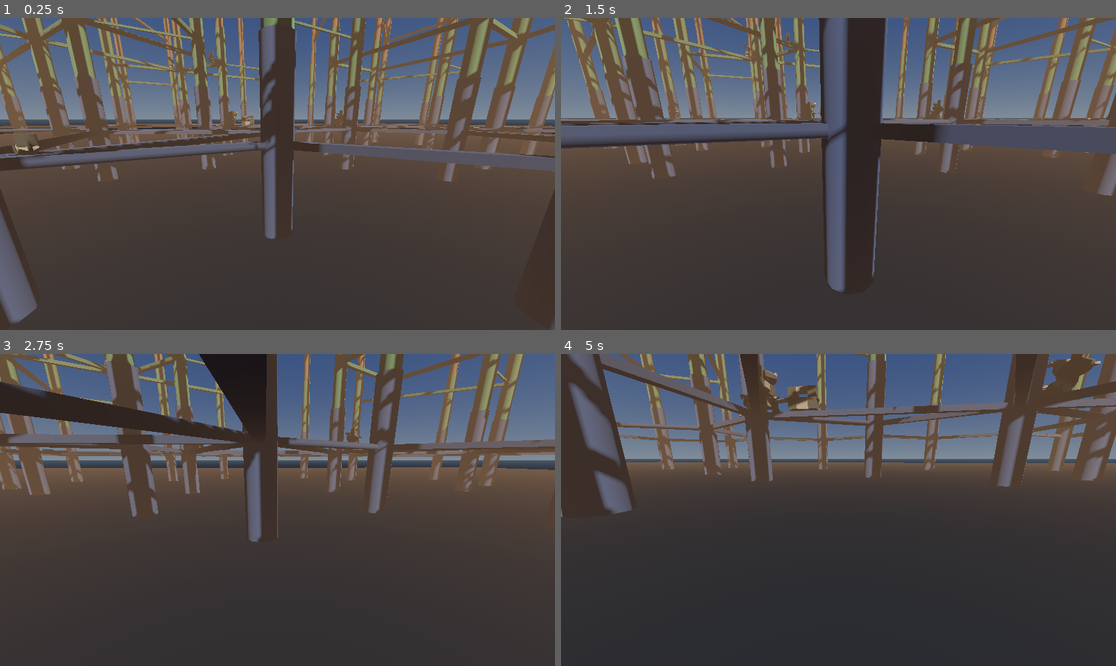
Above: before the commit, frames 1-4 (two rows, left to right).
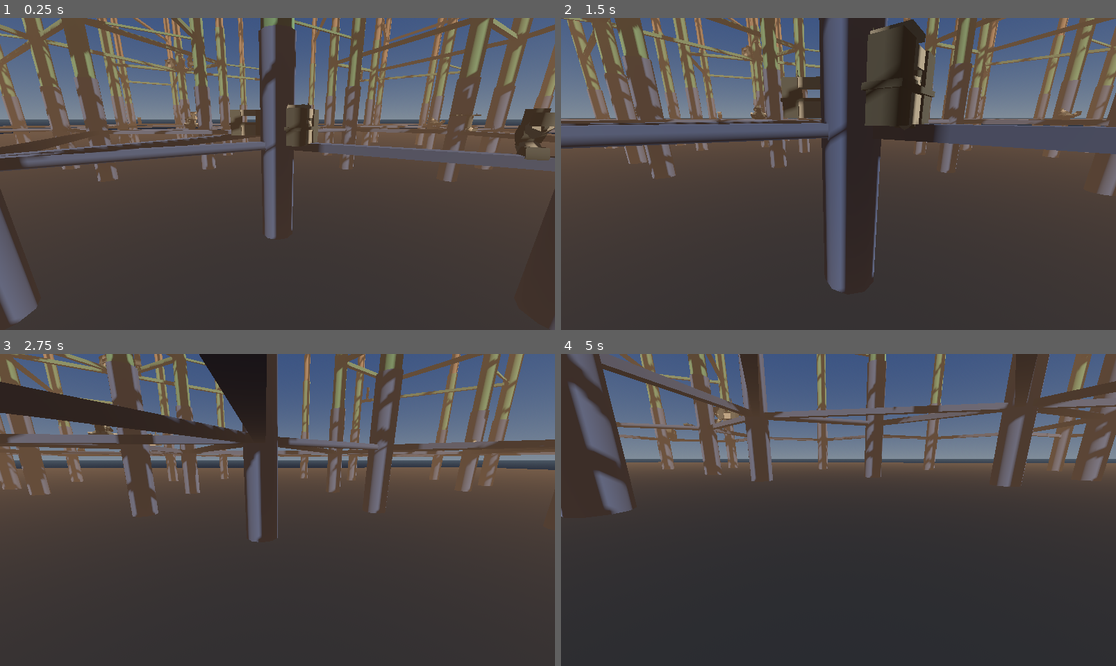
Above: after the commit, the same moments.

Repository: TaxiService/fcar
Game: Godot game, scene res://city/city_test.tscn
Same seed, same stepped clock (60 frames per second), same inputs: the game is played once before the commit and once after it.
Inputs (mouse positions are in pixels of both pictures, inside the frame that each line leads up to):
- Up to frame 1 (0.25 s): no input
- Up to frame 2 (1.5 s): tap Enter at 0.5 s; move the mouse to (866, 174) at 0.52 s; hold C (crouch) 0.53-1.28 s; hold W (forward) from 0.53 s (still down); click (866, 174) at 0.67 s; tap Space (jump) at 0.77 s; move the mouse to (810, 174) at 1.27 s; tap T (eject_passengers) at 1.35 s
- Up to frame 3 (2.75 s): keep holding W (forward); tap Space (jump) at 1.52 s; move the mouse to (288, 503) at 2.02 s; tap V (toggle_auto_hover) at 2.1 s
- Up to frame 4 (5 s): keep holding W (forward); move the mouse to (832, 516) at 2.77 s; tap Ctrl (toggle_com_compensation) at 2.85 s; click (832, 516) at 2.92 s; tap Space (jump) at 3.02, 3.77, 4.52 s; move the mouse to (877, 513) at 3.52 s; tap R (toggle_ready_for_fares) at 3.6 s; move the mouse to (794, 506) at 4.27 s; tap Alt at 4.35 s

The runs differ from the first frame. In frame 1, 3.1% of the frame differs, in the area x 0-100%, y 0-46%; in frame 2, 4.8%, in the area x 1-99%, y 0-45%; in frame 3, 0.9%; in frame 4, 1.8%.

Commit message:
Skip overlap check for initial seed blocks, remove connector AABBs
- Add skip_overlap_at_depth_0 option (default true) to guarantee every
  seed gets at least one building block placed
- Remove connector AABBs from overlap detection since buildings spawn
  on top of connectors anyway
- Seed blocks still register their AABB so children check against them

This ensures all crosslinks get buildings instead of early placements
blocking all nearby seeds.

Co-Authored-By: Claude Opus 4.5 <noreply@anthropic.com>

Diff:
--- a/city/BuildingGenerator.gd
+++ b/city/BuildingGenerator.gd
@@ -34,6 +34,7 @@
 @export var check_overlaps: bool = true  # Enable/disable overlap checking
 @export var overlap_margin: float = 1.0  # Shrink AABBs by this much to allow slight overlaps
 @export var max_block_attempts: int = 7  # Max different blocks to try before giving up on a position
+@export var skip_overlap_at_depth_0: bool = true  # Skip overlap check for initial seed blocks (guarantees every seed gets a building)
 
 @export_category("Connection Matching")
 @export var check_direction: bool = false  # Require vertical/horizontal direction match (disable for Y-rotatable blocks)
@@ -214,7 +215,8 @@
 		if connections.is_empty():
 			# Block with no connections - just position directly
 			test_instance.global_position = position
-			if check_overlaps:
+			var should_check_overlap = check_overlaps and not (depth == 0 and skip_overlap_at_depth_0)
+			if should_check_overlap:
 				var block_aabb = _get_block_aabb(test_instance)
 				if _overlaps_existing(block_aabb):
 					test_instance.queue_free()
@@ -222,6 +224,9 @@
 					_overlap_rejects += 1
 					continue  # Try next block
 				_placed_aabbs.append(block_aabb)
+			elif check_overlaps:
+				# Still register AABB even if we skipped the check
+				_placed_aabbs.append(_get_block_aabb(test_instance))
 			block_instance = test_instance
 			successful_attempt = attempt_idx
 			break
@@ -242,7 +247,10 @@
 			var placement_succeeded = false
 			var final_aabb: AABB
 
-			if check_overlaps and not anchor.ignores_collision:
+			# Skip overlap check at depth 0 if configured (guarantees every seed gets a building)
+			var should_check_overlap = check_overlaps and not anchor.ignores_collision and not (depth == 0 and skip_overlap_at_depth_0)
+
+			if should_check_overlap:
 				var rotations_to_try = VERTICAL_ROTATION_OFFSETS if is_vertical else [0.0]
 
 				for rot_idx in range(rotations_to_try.size()):
--- a/city/CityGenerator.gd
+++ b/city/CityGenerator.gd
@@ -193,8 +193,9 @@
 	# Step 5: Generate buildings on connectors
 	if generate_buildings:
 		_generate_buildings()
-		_generate_buildings() # this works in making the city more dense, but
-	#	_generate_buildings() # why can't i run this just once instead to get a similar result?
+		_generate_buildings()
+		_generate_buildings()
+		_generate_buildings()
 
 	print("CityGenerator: Done! Generated %d spires, %d edge connections, %d hexagons" % [spire_positions.size(), connector_edges.size(), hex_vertex_lists.size()])
 
@@ -694,11 +695,10 @@
 	building_generator.max_blocks_total = building_max_total
 	building_generator.reset_counter()
 
-	# Register spire and connector AABBs so buildings don't overlap with them
+	# Register spire AABBs so buildings don't overlap with them
+	# (Connector AABBs not registered - buildings spawn on top of connectors anyway)
 	var spire_aabbs = _calculate_spire_aabbs()
-	var connector_aabbs = _calculate_connector_aabbs()
 	building_generator.register_external_aabbs(spire_aabbs)
-	building_generator.register_external_aabbs(connector_aabbs)
 
 	print("  Starting building generation (max %d blocks)..." % building_max_total)
 
--- a/city/city_test.tscn
+++ b/city/city_test.tscn
@@ -55,9 +55,9 @@
 crosslink_width = 20.0
 crosslink_height = 15.0
 building_seed_spacing = 60.0
-building_seed_probability = 1.0
+building_seed_probability = 0.5
 building_max_depth = 5
-building_branch_chance = 0.9
+building_branch_chance = 0.5
 building_max_total = 1260
 spawn_fcar = false
 fcar_spawn_height = 580.0
